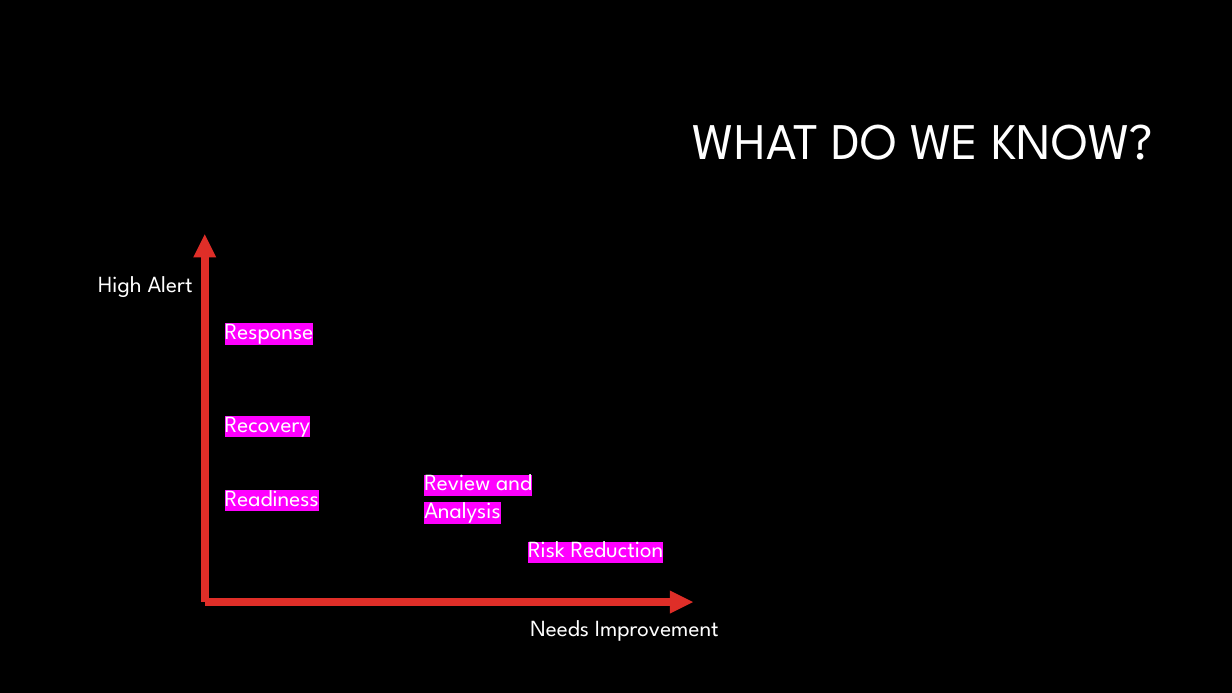
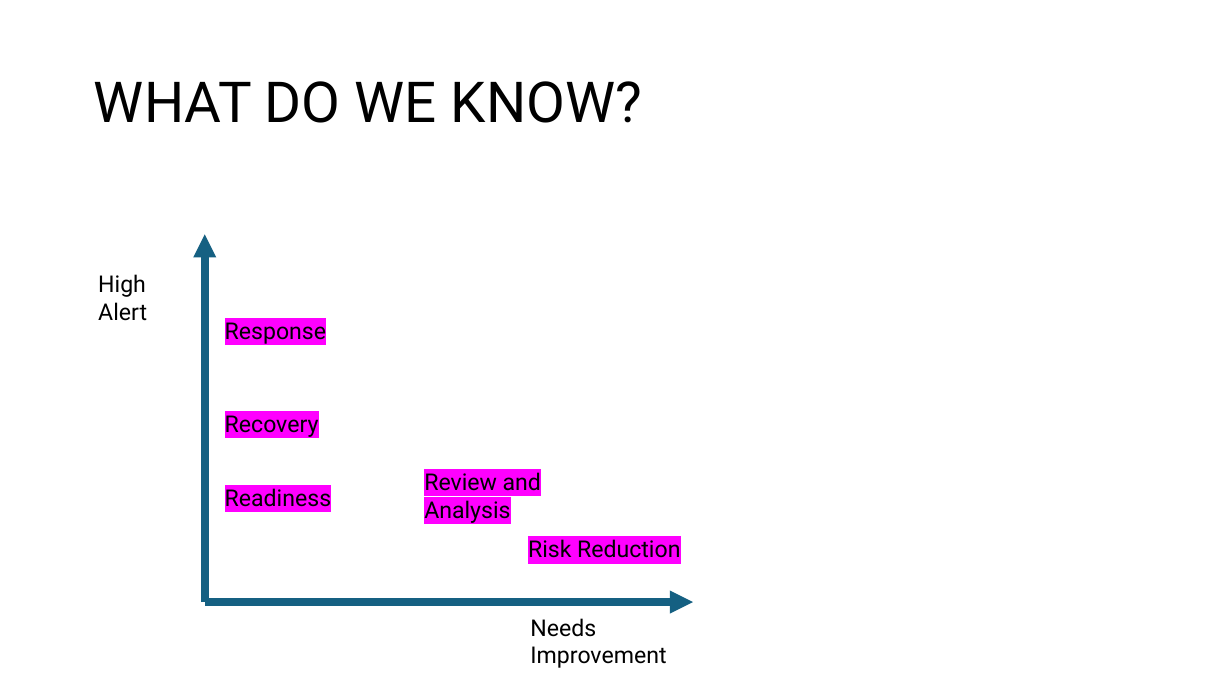
Before and after one commit to desmond-lartey/Wildfire-Assessment, a slide deck: slide 28 of Wildfire Assessment edited2.pptx. Drawn at 1232x693 pixels with LibreOffice and Linux fonts; fonts in the diff are those of the drawing; background and template pictures are left out. Boxes give left, top, right and bottom in pixels: in the first picture for what was removed or moved away, otherwise in the second. Text is boxed around its words. In the diff, an @@ line names an element or a change of style, - is before the commit and + after.

```diff
--- a/Wildfire Assessment edited2.pptx
+++ b/Wildfire Assessment edited2.pptx
@@ background #000000 to #FFFFFF @@
@@ title "WHAT DO WE KNOW?" moved from (x1=693, y1=124, x2=1153, y2=160) to (x1=94, y1=81, x2=642, y2=123) @@
@@ title "WHAT DO WE KNOW?" at (x1=94, y1=81, x2=642, y2=123): size 40 to 44 pt, font League Spartan to Roboto, text colour #FFFFFF to #000000; alignment right to left @@
@@ arrow (205, 603) - (205, 235): stroke #DF2E28 6 pt to #156082 6 pt @@
@@ arrow (205, 603) - (693, 603): stroke #DF2E28 6 pt to #156082 6 pt @@
@@ font League Spartan to Roboto, text colour #FFFFFF to #000000 in 7 elements at (x1=225, y1=488, x2=331, y2=507), (x1=225, y1=415, x2=319, y2=437), (x1=424, y1=472, x2=541, y2=523), (x1=225, y1=322, x2=326, y2=344), (x1=528, y1=539, x2=680, y2=558), (x1=98, y1=274, x2=147, y2=321), (x1=530, y1=618, x2=666, y2=668) @@
```
Also in this commit, not shown: 29 other slides changed, 1 slide added, 1 slide removed, 23 other files.
